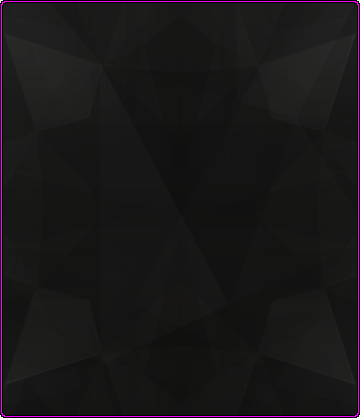
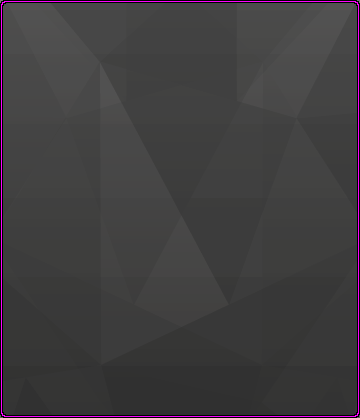
Layered file, before and after one edit (360 x 418). Changes by layer:
renamed "graphite_pattern_K.png" to "graphite_pattern.png copy", painted on it, unmasked it over [left=0, top=0, right=360, bottom=418]
removed layer "graphite_pattern.png" over [left=3, top=3, right=357, bottom=415]